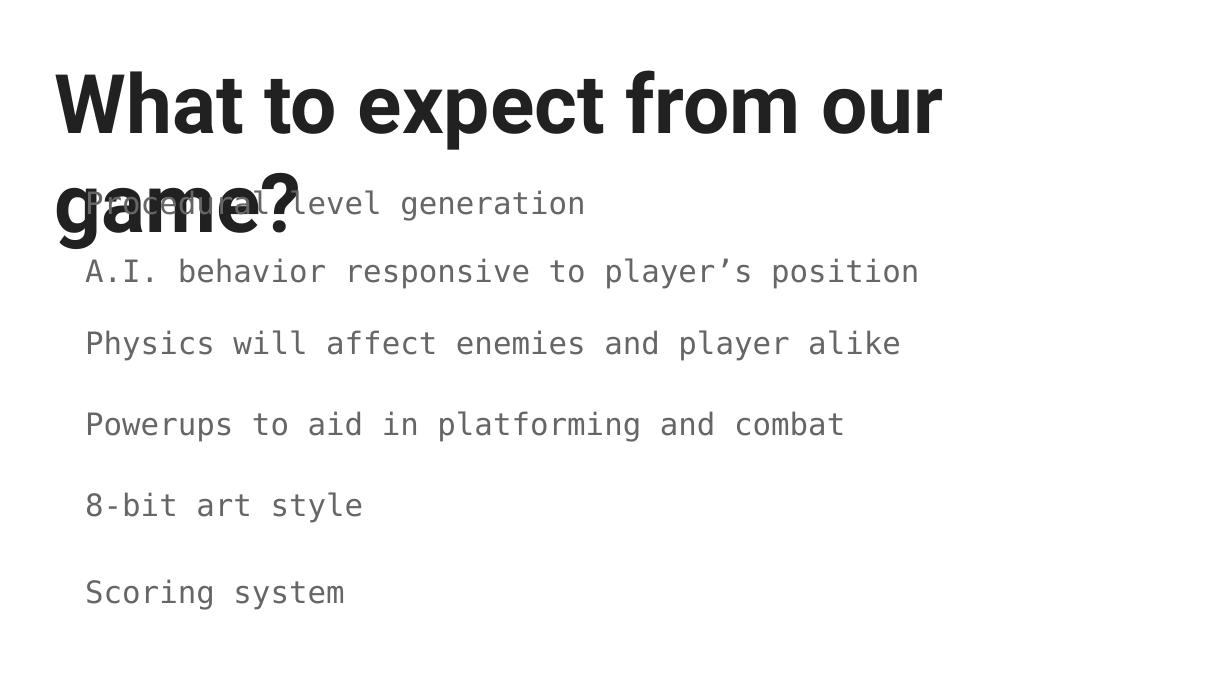
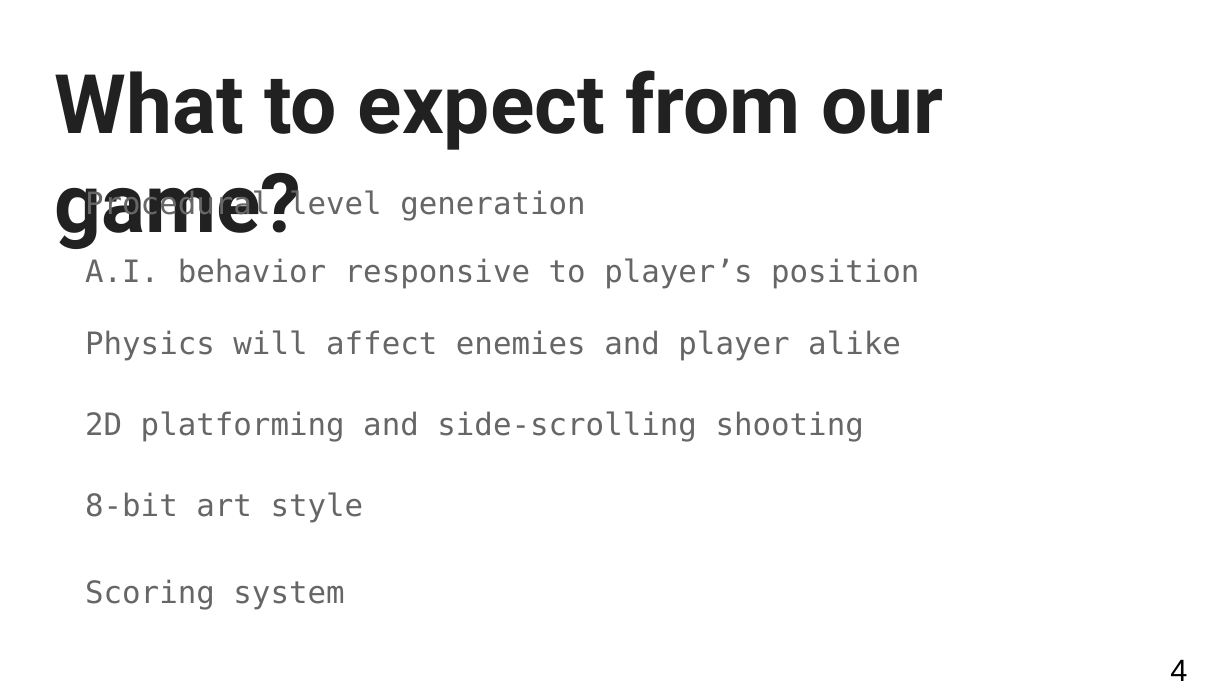
Before and after one commit to drexel-game-devs/Project_Folder, a slide deck: slide 4 of Labs/L3/Project Proposal.pptx. Drawn at 1232x693 pixels with LibreOffice and Linux fonts; fonts in the diff are those of the drawing. Boxes give left, top, right and bottom in pixels: in the first picture for what was removed or moved away, otherwise in the second. Text is boxed around its words. In the diff, an @@ line names an element or a change of style, - is before the commit and + after.

```diff
--- a/Labs/L3/Project Proposal.pptx
+++ b/Labs/L3/Project Proposal.pptx
@@ text at bbox=[85, 411, 864, 442]: text changed @@
-Powerups to aid in platforming and combat
+2D platforming and side-scrolling shooting
@@ page number added at bbox=[1170, 659, 1187, 681], 18 pt, text #000000 @@
+4
```
Also in this commit, not shown: 3 other slides changed, 5 slides added, 1 slide removed.
